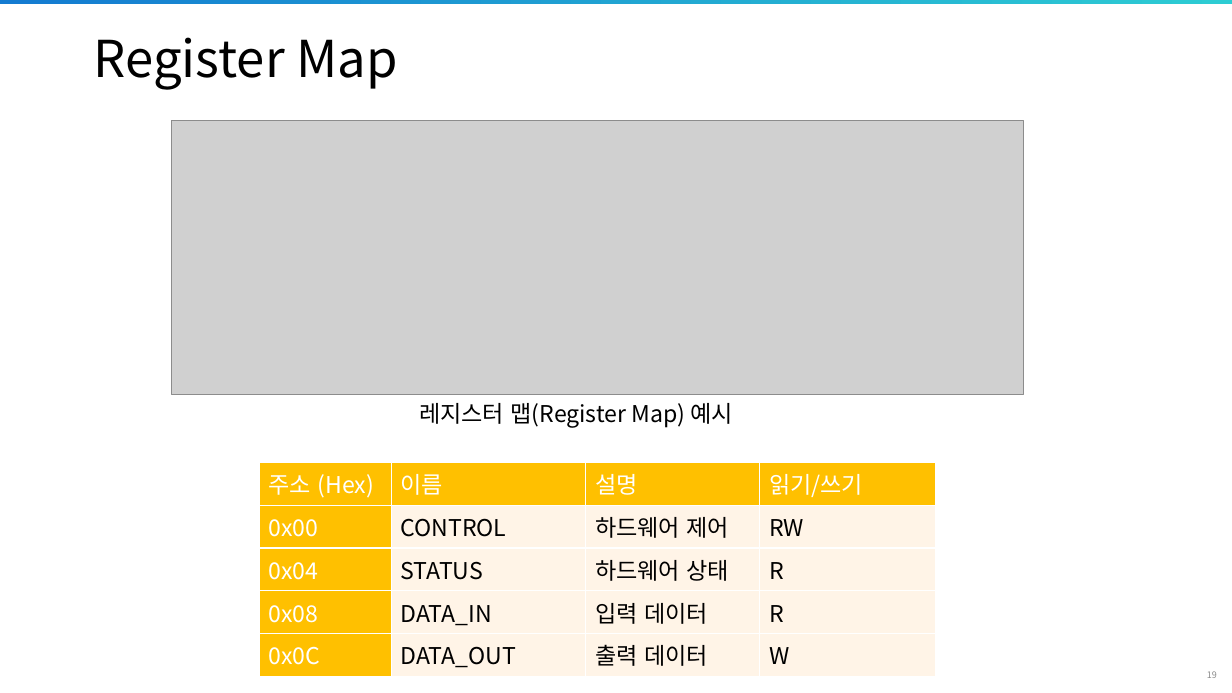
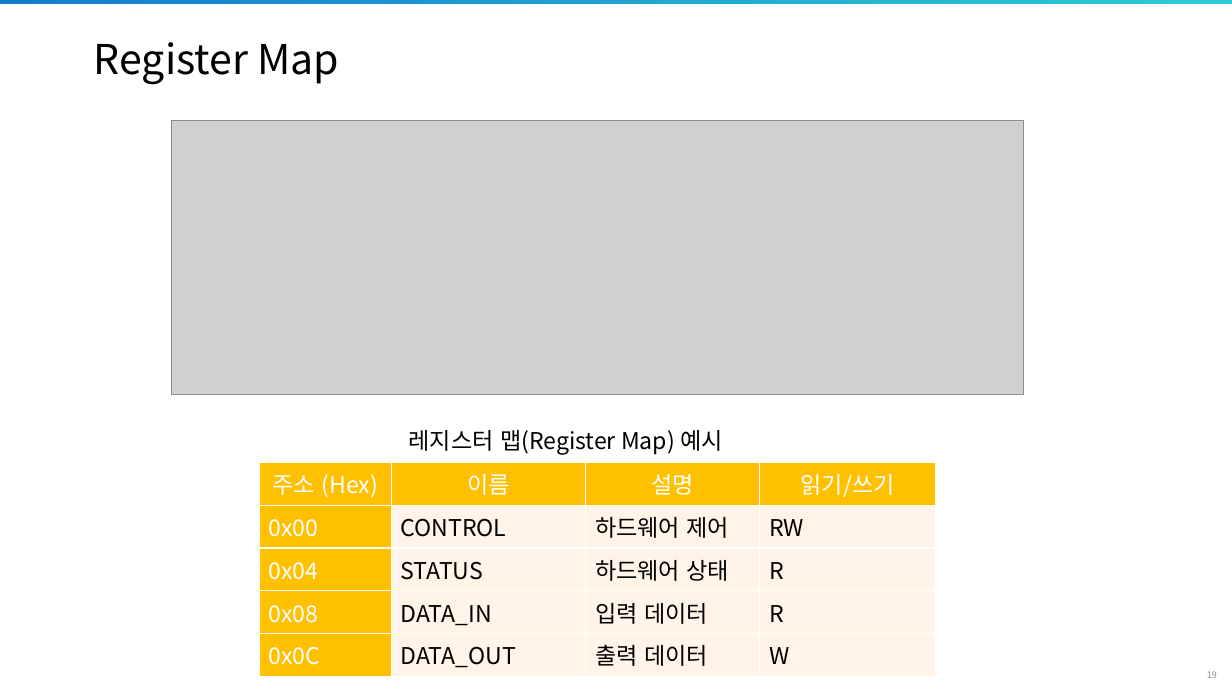
Before and after one commit to siliconground/SoC_102, a slide deck: slide 19 of 0_DOCS/1_EDU_REF/1_DESIGN/SoC102_D6.pptx. Drawn at 1232x693 pixels with LibreOffice and Linux fonts; fonts in the diff are those of the drawing; grey boxes stand for pictures; background and template pictures are left out. Boxes give left, top, right and bottom in pixels: in the first picture for what was removed or moved away, otherwise in the second. Text is boxed around its words. In the diff, an @@ line names an element or a change of style, - is before the commit and + after.

Commit message:
Revised design lect6

```diff
--- a/0_DOCS/1_EDU_REF/1_DESIGN/SoC102_D6.pptx
+++ b/0_DOCS/1_EDU_REF/1_DESIGN/SoC102_D6.pptx
@@ title "Register Map" at (94, 42, 339, 85): size 39.6 to 32 pt @@
@@ text "레지스터 맵(Register Map) 예시": place and size @@
-text "레지스터 맵(Register Map) 예시" at (419, 403, 734, 427)
+text "레지스터 맵(Register Map) 예시" at (409, 430, 723, 455)
@@ table at (260, 463, 936, 672) @@
@@ alignment left to centre @@
```
Also in this commit, not shown: 11 other slides changed, 1 slide added.
